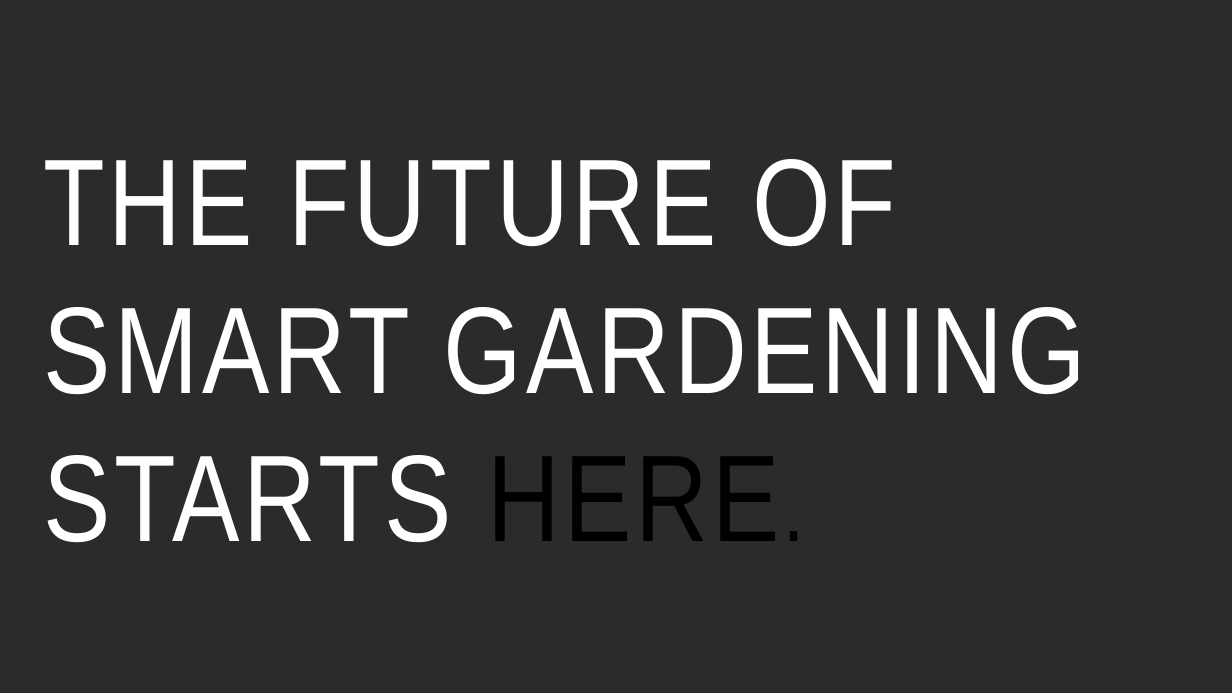
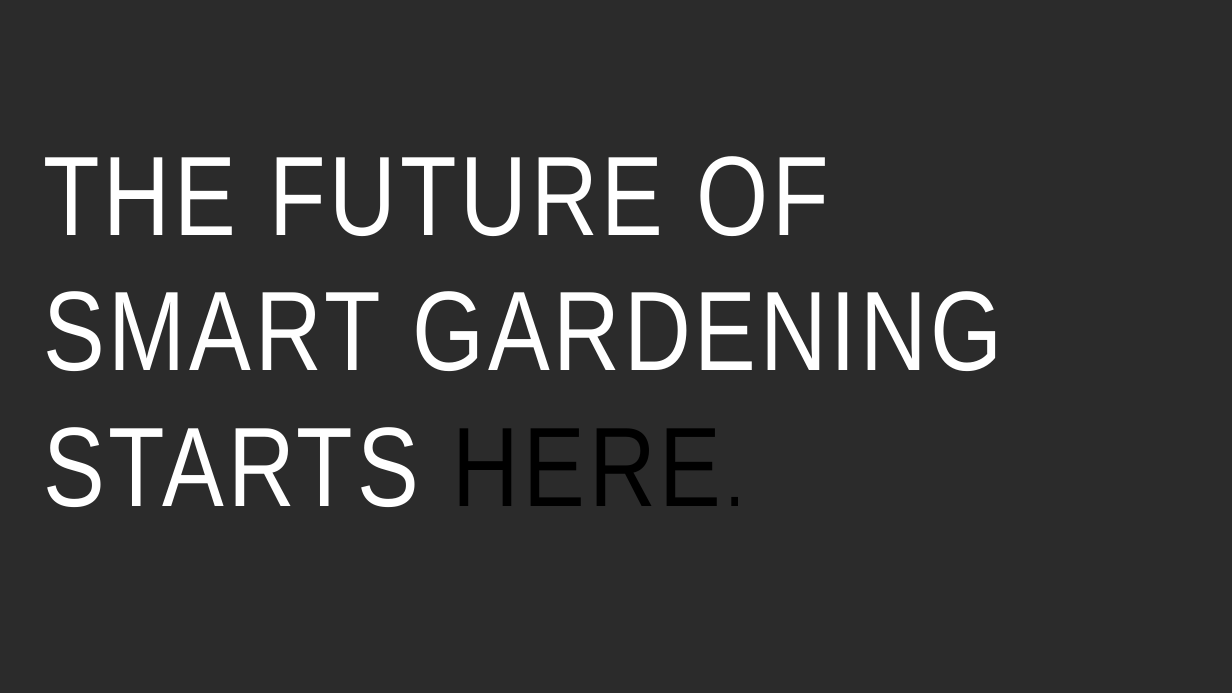
Before and after one commit to scoall/smart-plant, a slide deck: slide 1 of PrezentationDNS.pptx. Drawn at 1232x693 pixels with LibreOffice and Linux fonts; fonts in the diff are those of the drawing; background and template pictures are left out; a plain dark background stands for a picture behind light text. Boxes give left, top, right and bottom in pixels: in the first picture for what was removed or moved away, otherwise in the second. Text is boxed around its words. In the diff, an @@ line names an element or a change of style, - is before the commit and + after.

```diff
--- a/PrezentationDNS.pptx
+++ b/PrezentationDNS.pptx
@@ text "THE FUTURE OF" at box(44, 156, 1003, 507): size 96 to 88 pt; size 72 to 66 pt in "HERE." @@
```
Also in this commit, not shown: 4 other slides changed, 14 slides added, 1 slide removed.
